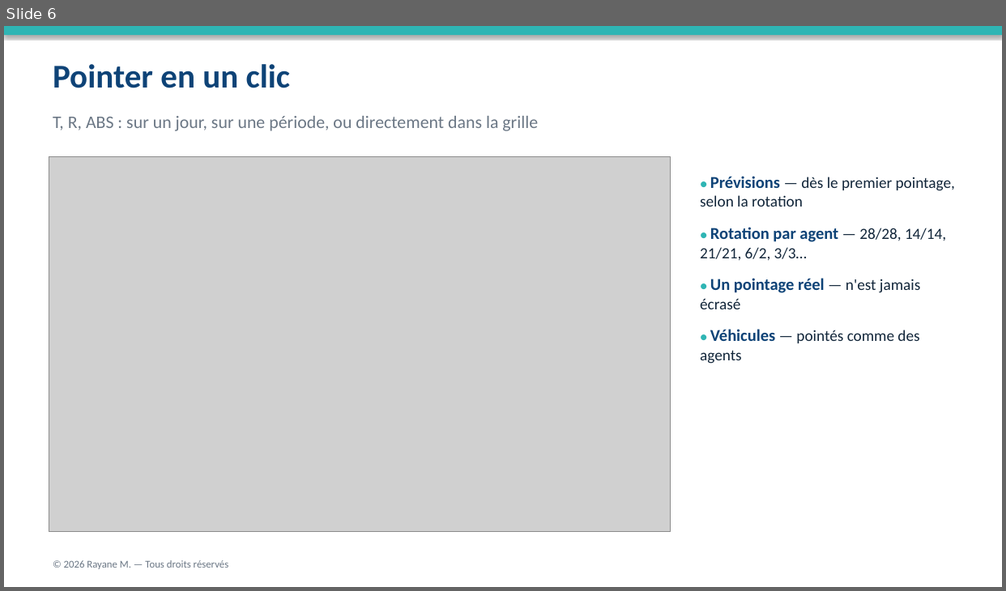
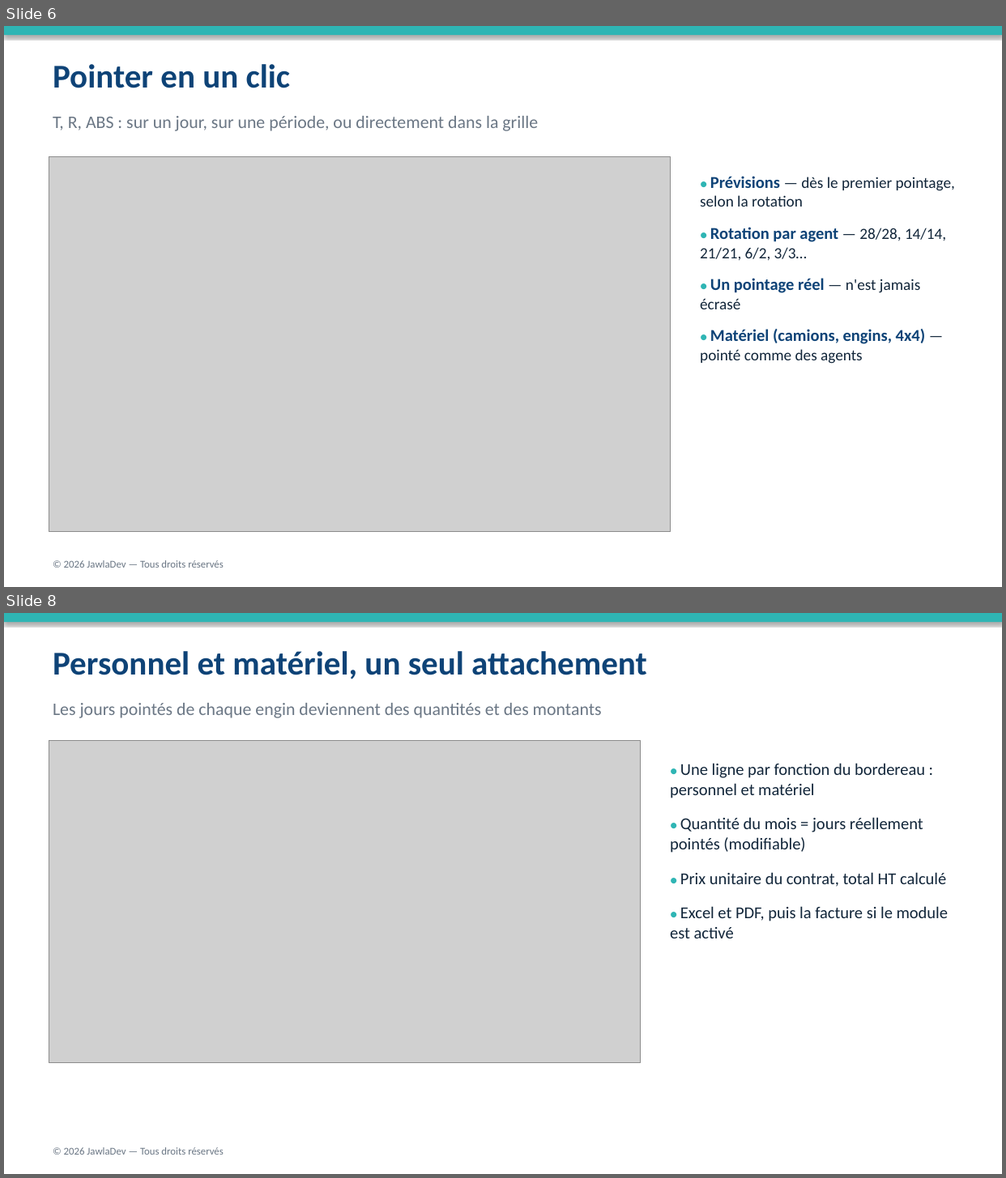
Before and after one commit to rayanem-dev/JawlaDev, a slide deck: assets/docs/Sijil-Presentation.pptx. Shown one above the other, each under a label of ours: slide 6 before the commit, slides 6 and 8 after it; the slides between them are not shown. The pictures are 1006x591 and 1006x1178 pixels, drawn with LibreOffice and Linux fonts; fonts in the diff are those of the drawing; grey boxes stand for pictures. Boxes give left, top, right and bottom in pixels: in the first picture for what was removed or moved away, otherwise in the second. Text is boxed around its words. In the diff, an @@ line names an element or a change of style, - is before the commit and + after.

```diff
--- a/assets/docs/Sijil-Presentation.pptx
+++ b/assets/docs/Sijil-Presentation.pptx
@@ slide 8 added at [4,613,1002,1174], background #FFFFFF @@
@@ rectangle added at [4,613,1002,622], fill #2FB5B4 @@
@@ text added at [53,651,647,679], 32 pt, text #0E4377, bold @@
+Personnel et matériel, un seul attachement
@@ text added at [53,703,602,718], 17 pt, text #6B7785 @@
+Les jours pointés de chaque engin deviennent des quantités et des montants
@@ picture added at [49,740,641,1063] @@
@@ text added at [670,763,948,939], 16 pt, text #12263A @@
+● Une ligne par fonction du bordereau : personnel et matériel
+● Quantité du mois = jours réellement pointés (modifiable)
+● Prix unitaire du contrat, total HT calculé
+● Excel et PDF, puis la facture si le module est activé
@@ text added at [64,1148,224,1155], 10 pt, text #6B7785 @@
+© 2026 JawlaDev — Tous droits réservés
@@ slide 6 changed as well @@
@@ text at [700,329,926,364]: text changed; size 15 to 16 pt; text colour #12263A to #0E4377; bold on @@
-● Véhicules — pointés comme des agents
+● Matériel (camions, engins, 4x4) — pointé comme des agents
@@ text at [64,561,224,568]: text changed @@
-© 2026 Rayane M. — Tous droits réservés
+© 2026 JawlaDev — Tous droits réservés
```
Also in this commit, not shown: 18 other slides changed, 1 other slide added, 4 other files.
